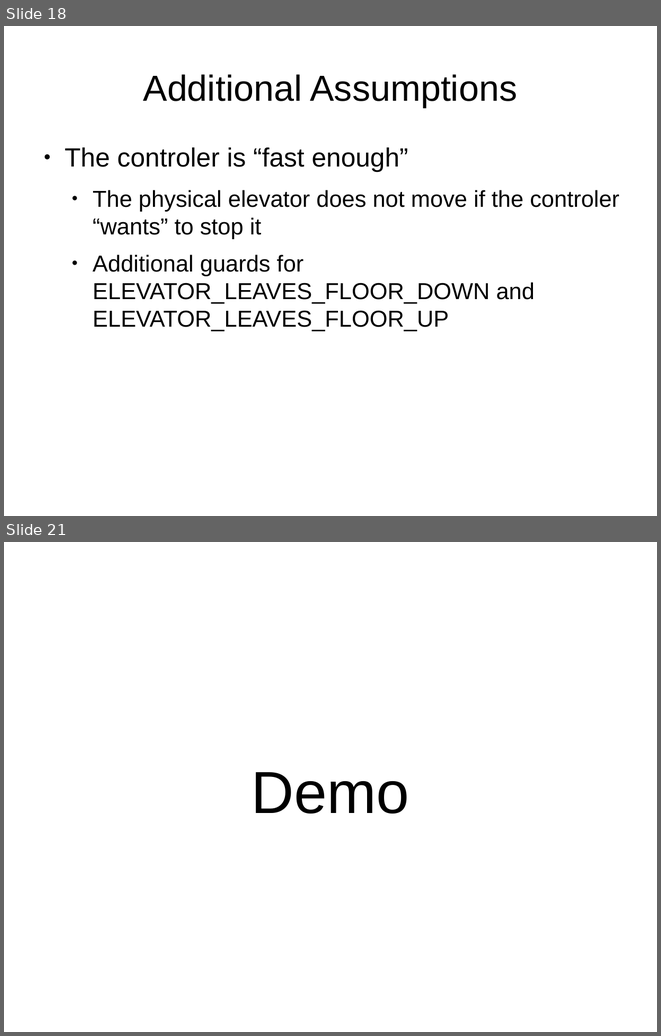
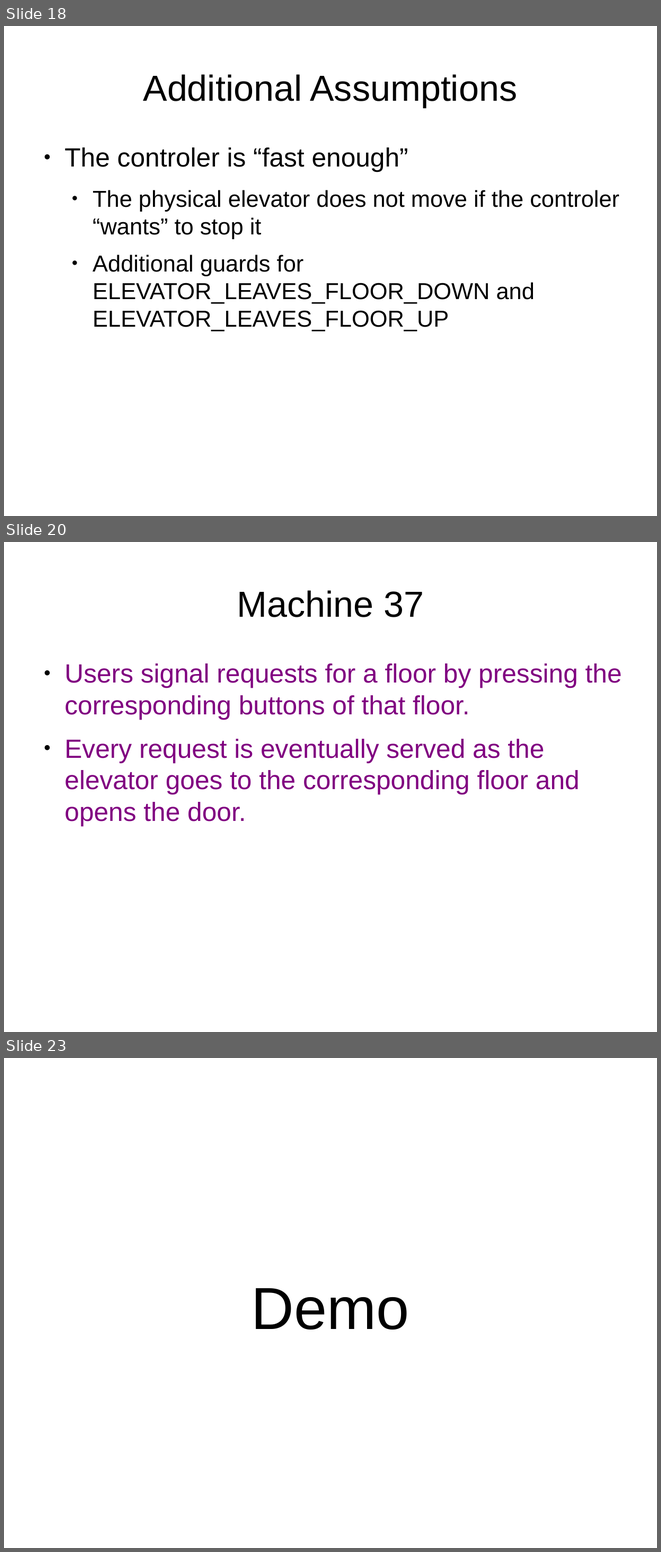
Before and after one commit to copton/ProvenLift, a slide deck: presentation/provenlift.odp. Shown one above the other, each under a label of ours: slides 18 and 21 before the commit, slides 18, 20 and 23 after it; the slides between them are not shown. The pictures are 661x1036 and 661x1552 pixels, drawn with LibreOffice and Linux fonts; fonts in the diff are those of the drawing. Boxes give left, top, right and bottom in pixels: in the first picture for what was removed or moved away, otherwise in the second. Text is boxed around its words. In the diff, an @@ line names an element or a change of style, - is before the commit and + after.

```diff
--- a/presentation/provenlift.odp
+++ b/presentation/provenlift.odp
@@ slide 20 added at bbox=[4, 542, 657, 1032], background #FFFFFF @@
@@ title added at bbox=[237, 590, 424, 617], 44 pt, text #000000 @@
+Machine 37
@@ text added at bbox=[64, 663, 622, 826], 32 pt, text #800080 @@
+● Users signal requests for a ﬂoor by pressing the corresponding buttons of that ﬂoor.
+● Every request is eventually served as the elevator goes to the corresponding ﬂoor and opens the door.
@@ what was slide 21 is now slide 23 @@
```
Also in this commit, not shown: 6 slides changed, 7 other slides added, 6 slides removed.
